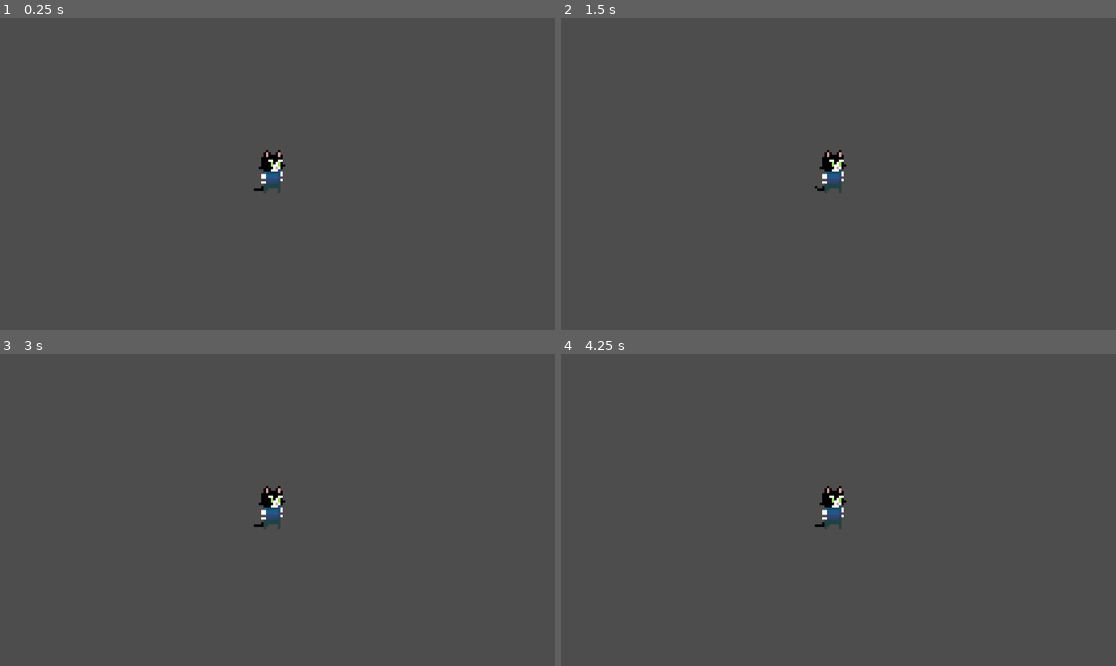
Above: before the commit, frames 1-4 (two rows, left to right).
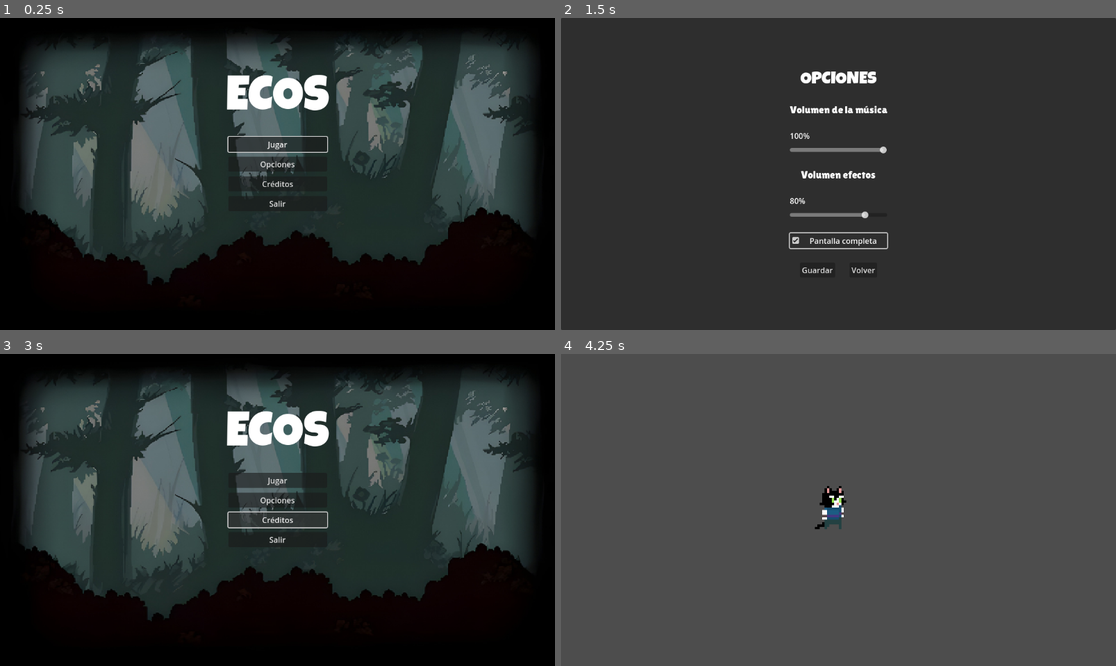
Above: after the commit, the same moments.

Repository: AlanGaBer11/Ecos-Godot
Game: Godot game, scene res://scenes/menus/MainMenu.tscn
Two runs of this game, one before a commit and one after it. Both use one fixed random seed, a clock stepped at 60 frames per second and the inputs below. Before the commit the project starts from res://scenes/niveles/Nivel_Bosque.tscn.
Inputs (mouse positions are in pixels of both pictures, inside the frame that each line leads up to):
- Up to frame 1 (0.25 s): no input
- Up to frame 2 (1.5 s): click (838, 164) at 0.5 s, where only the run after the commit has a clickable "Opciones"; click (838, 239) at 1.25 s, where only the run after the commit has a clickable "Pantalla completa"
- Up to frame 3 (3 s): click (255, 606) at 2 s, where only the run after the commit has a clickable "Guardar"; click (277, 519) at 2.75 s, where only the run after the commit has a clickable "Créditos"
- Up to frame 4 (4.25 s): click (838, 481) at 3.5 s, where only the run after the commit has a clickable "Jugar"

The runs differ from the first frame. In frame 1, 89% of the frame differs, in the area x 0-100%, y 0-100%; in frame 2, 100%; in frame 3, 89%; in frame 4, less than 0.1%.

Commit message:
Implementación de Audio y OptionsMenu

Diff:
--- /dev/null
+++ b/default_bus_layout.tres
@@ -0,0 +1,15 @@
+[gd_resource type="AudioBusLayout" format=3 uid="uid://255co1uqkrkl"]
+
+[resource]
+bus/1/name = &"Music"
+bus/1/solo = false
+bus/1/mute = false
+bus/1/bypass_fx = false
+bus/1/volume_db = -10.9863
+bus/1/send = &"Master"
+bus/2/name = &"SFX"
+bus/2/solo = false
+bus/2/mute = false
+bus/2/bypass_fx = false
+bus/2/volume_db = 0.0
+bus/2/send = &"Master"
--- a/project.godot
+++ b/project.godot
@@ -11,9 +11,13 @@
 [application]
 
 config/name="Ecos"
-run/main_scene="uid://ciix8hp0augjo"
+run/main_scene="uid://b16rjxs5kya5n"
 config/features=PackedStringArray("4.4", "Mobile")
 config/icon="res://icon.svg"
+
+[autoload]
+
+AudioManager="*res://scenes/objetos/AudioManager.tscn"
 
 [input]
 
@@ -68,3 +72,4 @@
 
 textures/canvas_textures/default_texture_filter=0
 renderer/rendering_method="mobile"
+textures/vram_compression/import_etc2_astc=true
--- /dev/null
+++ b/scenes/menus/MainMenu.tscn
@@ -0,0 +1,82 @@
+[gd_scene load_steps=5 format=3 uid="uid://b16rjxs5kya5n"]
+
+[ext_resource type="Script" uid="uid://dwxapssrhc627" path="res://scripts/menus/MainMenu.gd" id="1_ldf1p"]
+[ext_resource type="Texture2D" uid="uid://dnw52x6w4hdxx" path="res://assets/sprites/menu_background.png" id="1_wlpbi"]
+[ext_resource type="FontFile" uid="uid://de3kjs4g003bs" path="res://assets/fonts/LuckiestGuy-Regular.ttf" id="2_bqojv"]
+
+[sub_resource type="LabelSettings" id="LabelSettings_wlpbi"]
+font = ExtResource("2_bqojv")
+font_size = 100
+
+[node name="MainMenu" type="Control"]
+layout_mode = 3
+anchors_preset = 15
+anchor_right = 1.0
+anchor_bottom = 1.0
+grow_horizontal = 2
+grow_vertical = 2
+size_flags_horizontal = 4
+script = ExtResource("1_ldf1p")
+
+[node name="Background" type="TextureRect" parent="."]
+layout_mode = 1
+anchors_preset = 15
+anchor_right = 1.0
+anchor_bottom = 1.0
+grow_horizontal = 2
+grow_vertical = 2
+texture = ExtResource("1_wlpbi")
+expand_mode = 1
+
+[node name="Title" type="Label" parent="."]
+layout_mode = 1
+anchors_preset = -1
+anchor_left = 0.407118
+anchor_top = 0.154321
+anchor_right = 0.592882
+anchor_bottom = 0.310185
+offset_top = 20.0
+offset_bottom = 20.0
+grow_horizontal = 2
+text = "Ecos"
+label_settings = SubResource("LabelSettings_wlpbi")
+horizontal_alignment = 1
+vertical_alignment = 1
+autowrap_mode = 3
+uppercase = true
+
+[node name="VBoxContainer" type="VBoxContainer" parent="."]
+layout_mode = 1
+anchors_preset = 8
+anchor_left = 0.5
+anchor_top = 0.5
+anchor_right = 0.5
+anchor_bottom = 0.5
+offset_left = -102.5
+offset_top = -77.0
+offset_right = 102.5
+offset_bottom = 77.0
+grow_horizontal = 2
+grow_vertical = 2
+theme_override_constants/separation = 10
+alignment = 1
+
+[node name="PlayButton" type="Button" parent="VBoxContainer"]
+layout_mode = 2
+text = "Jugar"
+
+[node name="OptionsButton" type="Button" parent="VBoxContainer"]
+layout_mode = 2
+text = "Opciones"
+
+[node name="CreditsButton" type="Button" parent="VBoxContainer"]
+layout_mode = 2
+text = "Créditos
+"
+
+[node name="ExitButton" type="Button" parent="VBoxContainer"]
+layout_mode = 2
+text = "Salir"
+
+[node name="Music" type="AudioStreamPlayer" parent="."]
+autoplay = true
--- /dev/null
+++ b/scenes/menus/OptionsMenu.tscn
@@ -0,0 +1,110 @@
+[gd_scene load_steps=7 format=3 uid="uid://rwm8anappmi1"]
+
+[ext_resource type="FontFile" uid="uid://de3kjs4g003bs" path="res://assets/fonts/LuckiestGuy-Regular.ttf" id="1_fd6x8"]
+[ext_resource type="Script" uid="uid://dt2mh87xvb8jk" path="res://scripts/menus/OptionsMenu.gd" id="1_iy18p"]
+[ext_resource type="FontFile" uid="uid://mudur2ixejxu" path="res://assets/fonts/LilitaOne-Regular.ttf" id="2_dfv8g"]
+
+[sub_resource type="LabelSettings" id="LabelSettings_fd6x8"]
+font = ExtResource("1_fd6x8")
+font_size = 36
+
+[sub_resource type="LabelSettings" id="LabelSettings_dfv8g"]
+font = ExtResource("2_dfv8g")
+font_size = 22
+
+[sub_resource type="LabelSettings" id="LabelSettings_iy18p"]
+font = ExtResource("2_dfv8g")
+font_size = 22
+
+[node name="OptionsMenu" type="Control"]
+layout_mode = 3
+anchors_preset = 15
+anchor_right = 1.0
+anchor_bottom = 1.0
+grow_horizontal = 2
+grow_vertical = 2
+script = ExtResource("1_iy18p")
+
+[node name="Panel" type="Panel" parent="."]
+layout_mode = 1
+anchors_preset = 15
+anchor_right = 1.0
+anchor_bottom = 1.0
+grow_horizontal = 2
+grow_vertical = 2
+
+[node name="VBoxContainer" type="VBoxContainer" parent="Panel"]
+layout_mode = 1
+anchors_preset = 8
+anchor_left = 0.5
+anchor_top = 0.5
+anchor_right = 0.5
+anchor_bottom = 0.5
+offset_left = -79.0
+offset_top = -139.5
+offset_right = 79.0
+offset_bottom = 139.5
+grow_horizontal = 2
+grow_vertical = 2
+theme_override_constants/separation = 30
+
+[node name="Title" type="Label" parent="Panel/VBoxContainer"]
+layout_mode = 2
+text = "OPCIONES"
+label_settings = SubResource("LabelSettings_fd6x8")
+horizontal_alignment = 1
+vertical_alignment = 1
+
+[node name="LabelVol" type="Label" parent="Panel/VBoxContainer"]
+layout_mode = 2
+text = "Volumen de la música"
+label_settings = SubResource("LabelSettings_dfv8g")
+horizontal_alignment = 1
+vertical_alignment = 1
+
+[node name="MucisBoxContainer" type="VBoxContainer" parent="Panel/VBoxContainer"]
+layout_mode = 2
+theme_override_constants/separation = 10
+
+[node name="LabelMusic" type="Label" parent="Panel/VBoxContainer/MucisBoxContainer"]
+layout_mode = 2
+
+[node name="MusicSlider" type="HSlider" parent="Panel/VBoxContainer/MucisBoxContainer"]
+layout_mode = 2
+value = 50.0
+
+[node name="SfxLabel" type="Label" parent="Panel/VBoxContainer"]
+layout_mode = 2
+text = "Volumen efectos"
+label_settings = SubResource("LabelSettings_iy18p")
+horizontal_alignment = 1
+vertical_alignment = 1
+
+[node name="SfxBoxContainer" type="VBoxContainer" parent="Panel/VBoxContainer"]
+layout_mode = 2
+theme_override_constants/separation = 10
+
+[node name="LabelSfx" type="Label" parent="Panel/VBoxContainer/SfxBoxContainer"]
+layout_mode = 2
+
+[node name="SfxSlider" type="HSlider" parent="Panel/VBoxContainer/SfxBoxContainer"]
+layout_mode = 2
+value = 50.0
+
+[node name="FullScreen" type="CheckBox" parent="Panel/VBoxContainer"]
+layout_mode = 2
+text = "Pantalla completa"
+alignment = 1
+
+[node name="HBoxContainer" type="HBoxContainer" parent="Panel/VBoxContainer"]
+layout_mode = 2
+size_flags_horizontal = 4
+theme_override_constants/separation = 30
+
+[node name="SaveButton" type="Button" parent="Panel/VBoxContainer/HBoxContainer"]
+layout_mode = 2
+text = "Guardar"
+
+[node name="ExitButton" type="Button" parent="Panel/VBoxContainer/HBoxContainer"]
+layout_mode = 2
+text = "Volver"
--- /dev/null
+++ b/scenes/objetos/AudioManager.tscn
@@ -0,0 +1,14 @@
+[gd_scene load_steps=3 format=3 uid="uid://gwlxtlrr1lli"]
+
+[ext_resource type="Script" uid="uid://detha06h7x37" path="res://scripts/singleton/AudioManager.gd" id="1_vecaa"]
+[ext_resource type="AudioStream" uid="uid://tk8owb5jd27b" path="res://assets/audio/MainTheme.ogg" id="2_2a7kt"]
+
+[node name="AudioManager" type="Node"]
+script = ExtResource("1_vecaa")
+
+[node name="MusicPlayer" type="AudioStreamPlayer" parent="."]
+stream = ExtResource("2_2a7kt")
+bus = &"Music"
+
+[node name="SfxPlayer" type="AudioStreamPlayer" parent="."]
+bus = &"SFX"
--- /dev/null
+++ b/scripts/menus/MainMenu.gd
@@ -0,0 +1,49 @@
+# /scripts/MainMenu.gd
+extends Control
+
+@onready var play_btn = $VBoxContainer/PlayButton
+@onready var options_btn = $VBoxContainer/OptionsButton
+@onready var credits_btn = $VBoxContainer/CreditsButton
+@onready var exit_btn = $VBoxContainer/ExitButton
+@onready var music = $Music
+
+# Scenes
+@export var scene_level1: PackedScene = preload("res://scenes/niveles/Nivel_Bosque.tscn")
+@export var scene_options_path: String = "res://scenes/menus/OptionsMenu.tscn"
+
+
+func _ready():
+	# Reproducir la musica a través del AudioManger
+	if AudioManager:
+		AudioManager.play_music(preload("res://assets/audio/MainTheme.ogg"))
+	else:
+			music.play()
+
+	# Conectar botones
+	play_btn.pressed.connect(_on_play_pressed)
+	options_btn.pressed.connect(_on_options_pressed)
+	#credits_btn.pressed.connect(_on_credits_pressed)
+	exit_btn.pressed.connect(_on_exit_pressed)
+
+	# Opcional: setear primer foco para navegación con teclado/joy
+	play_btn.grab_focus()
+
+
+func _on_play_pressed():
+	#_play_click()
+	# si tienes la ruta de escena en PackedScene exportado:
+	if scene_level1:
+		get_tree().change_scene_to_file("res://scenes/niveles/Nivel_Bosque.tscn")
+	else:
+		push_error("No se encontró el nivel")
+
+func _on_options_pressed():
+	#_play_click()
+	get_tree().change_scene_to_file(scene_options_path)
+
+#func _on_credits_pressed():
+#	_play_click()
+#	get_tree().change_scene_to_file(scene_credits_path)
+
+func _on_exit_pressed():
+	get_tree().quit()
--- /dev/null
+++ b/scripts/menus/OptionsMenu.gd
@@ -0,0 +1,98 @@
+extends Control
+
+@onready var music_slider : HSlider = $Panel/VBoxContainer/MucisBoxContainer/MusicSlider
+@onready var sfx_slider   : HSlider = $Panel/VBoxContainer/SfxBoxContainer/SfxSlider
+@onready var music_label  : Label = $Panel/VBoxContainer/MucisBoxContainer/LabelMusic
+@onready var sfx_label    : Label = $Panel/VBoxContainer/SfxBoxContainer/LabelSfx
+@onready var fullscreen_cb: CheckBox = $Panel/VBoxContainer/FullScreen
+@onready var save_btn     : Button = $Panel/VBoxContainer/HBoxContainer/SaveButton
+@onready var back_btn     : Button = $Panel/VBoxContainer/HBoxContainer/ExitButton
+
+const CONFIG_PATH: String = "user://settings.cfg"
+const SECTION: String = "audio"
+
+func _ready() -> void:
+	# --- Sincronizar UI con los valores actuales de AudioManager ---
+	music_slider.value = AudioManager.music_volume * 100.0
+	sfx_slider.value = AudioManager.sfx_volume * 100.0
+
+	# --- Cargar estado de fullscreen ---
+	_load_fullscreen_config()
+
+	# --- Actualizar labels iniciales ---
+	_update_music_label(music_slider.value)
+	_update_sfx_label(sfx_slider.value)
+
+	# --- Reproducir música de fondo si no se está reproduciendo ---
+	if not AudioManager.music_player.playing:
+		AudioManager.play_music(preload("res://assets/audio/MainTheme.ogg"))
+
+	# --- Conectar señales ---
+	music_slider.value_changed.connect(_on_music_slider_changed)
+	sfx_slider.value_changed.connect(_on_sfx_slider_changed)
+	save_btn.pressed.connect(_on_save_pressed)
+	back_btn.pressed.connect(_on_back_pressed)
+
+	music_slider.grab_focus()
+
+# --- Sliders ---
+func _on_music_slider_changed(value: float) -> void:
+	var linear: float = value / 100.0
+	AudioManager.set_music_volume(linear)
+	_update_music_label(value)
+
+func _on_sfx_slider_changed(value: float) -> void:
+	var linear: float = value / 100.0
+	AudioManager.set_sfx_volume(linear)
+	_update_sfx_label(value)
+
+# --- Actualizar labels ---
+func _update_music_label(value: float) -> void:
+	music_label.text = "%d%%" % int(value)
+
+func _update_sfx_label(value: float) -> void:
+	sfx_label.text = "%d%%" % int(value)
+
+# --- Botones ---
+func _on_save_pressed() -> void:
+	# Aplicar fullscreen
+	if fullscreen_cb.button_pressed:
+		DisplayServer.window_set_mode(DisplayServer.WINDOW_MODE_FULLSCREEN)
+	else:
+		DisplayServer.window_set_mode(DisplayServer.WINDOW_MODE_WINDOWED)
+
+	# Guardar configuración
+	_save_config()
+
+	# Volver al MainMenu
+	get_tree().change_scene_to_file("res://scenes/menus/MainMenu.tscn")
+
+func _on_back_pressed() -> void:
+	# Volver sin guardar
+	get_tree().change_scene_to_file("res://scenes/menus/MainMenu.tscn")
+
+# --- Configuración ---
+func _save_config() -> void:
+	var cfg: ConfigFile = ConfigFile.new()
+	cfg.load(CONFIG_PATH)
+
+	cfg.set_value(SECTION, "music_volume", int(music_slider.value))
+	cfg.set_value(SECTION, "sfx_volume", int(sfx_slider.value))
+	cfg.set_value(SECTION, "fullscreen", fullscreen_cb.button_pressed)
+
+	cfg.save(CONFIG_PATH)
+	print("Configuración guardada")
+
+func _load_fullscreen_config() -> void:
+	var cfg: ConfigFile = ConfigFile.new()
+	if cfg.load(CONFIG_PATH) == OK:
+		var fs = cfg.get_value(SECTION, "fullscreen", false)
+		fullscreen_cb.button_pressed = bool(fs)
+
+		# Aplicar fullscreen si estaba guardado
+		if bool(fs):
+			DisplayServer.window_set_mode(DisplayServer.WINDOW_MODE_FULLSCREEN)
+		else:
+			DisplayServer.window_set_mode(DisplayServer.WINDOW_MODE_WINDOWED)
+	else:
+		fullscreen_cb.button_pressed = false
--- a/scripts/personajes/Tobio.gd
+++ b/scripts/personajes/Tobio.gd
@@ -23,8 +23,12 @@
 # -----------------------------
 var waiting_for_double := false       # Control de espera para detectar doble toque
 var double_attack_time := 0.5         # Tiempo máximo para considerar doble toque
-var double_attack_timer := 0.0        # Temporizador interno (no usado aquí)
 var last_attack_time := 0.0           # Momento del último ataque para detectar doble toque
+
+# -----------------------------
+# ATAQUE ESPECIAL (para controlar golpes múltiples)
+# -----------------------------
+var special_attack_hit_done := false  # Evita aplicar daño múltiple en special_attack
 
 # -----------------------------
 # READY
@@ -126,7 +130,6 @@
 
 # Ataque doble
 func _ataque_doble() -> void:
-	# Permitir interrumpir cualquier ataque actual
 	is_attacking = true
 	can_shoot = false
 	shoot_cooldown = 0.6
@@ -148,6 +151,7 @@
 	can_shoot = false
 	shoot_cooldown = 1.0
 	projectile_fired = false
+	special_attack_hit_done = false
 
 	current_attack_anim = "special_attack"
 
@@ -188,21 +192,35 @@
 	var anim = sprite.animation
 
 	if anim == current_attack_anim:
-		# Ataque a distancia: lanzar proyectil
+		# ----------------------------------------
+		# ATAQUE A DISTANCIA (disparo en frame 3)
+		# ----------------------------------------
 		if anim == "ranged_attack" or anim == "jump_ranged_attack":
 			if current_frame == 3 and not projectile_fired:
 				_lanzar_proyectil()
 				projectile_fired = true
 
-		# Ataque cuerpo a cuerpo: aplicar daño en frame 2
+		# ----------------------------------------
+		# ATAQUES CUERPO A CUERPO
+		# ----------------------------------------
 		elif anim in ["attack", "jump_attack", "attack_2_hits", "special_attack"]:
-			if current_frame == 2:
-				_aplicar_dano()
-
-		# Cuando termina animación, liberar control
+			if anim == "special_attack":
+				# Golpe en frames 2, 3 y 4
+				if current_frame >= 2 and current_frame <= 4 and not special_attack_hit_done:
+					_aplicar_dano()
+					special_attack_hit_done = true
+			else:
+				# Golpe simple (frame 2)
+				if current_frame == 2:
+					_aplicar_dano()
+
+		# ----------------------------------------
+		# FINALIZAR ATAQUE (pequeña pausa)
+		# ----------------------------------------
 		if current_frame == sprite.sprite_frames.get_frame_count(anim) - 1:
 			await get_tree().create_timer(0.05).timeout
 			is_attacking = false
+			special_attack_hit_done = false
 
 
 # -----------------------------
@@ -210,7 +228,7 @@
 # -----------------------------
 func _aplicar_dano() -> void:
 	print("¡Golpe ejecutado! (desde ", current_attack_anim, ")")
-	# Aquí puedes detectar enemigos usando Area2D o raycast
+	# Aquí podrías detectar enemigos usando Area2D o RayCast2D
 
 func _lanzar_proyectil() -> void:
 	if projectile_scene:
--- /dev/null
+++ b/scripts/singleton/AudioManager.gd
@@ -0,0 +1,112 @@
+extends Node
+
+# --- Variables exportadas ---
+@export var music_volume: float = 1.0:
+	set(value):
+		music_volume = clamp(value, 0.0, 1.0)
+		_apply_music_volume()
+
+@export var sfx_volume: float = 0.8:
+	set(value):
+		sfx_volume = clamp(value, 0.0, 1.0)
+		_apply_sfx_volume()
+
+# --- Referencias internas ---
+@onready var music_player: AudioStreamPlayer = $MusicPlayer
+@onready var sfx_player: AudioStreamPlayer = $SfxPlayer
+
+# --- Nombre de buses ---
+const MUSIC_BUS := "Music"
+const SFX_BUS := "SFX"
+const CONFIG_PATH: String = "user://settings.cfg"
+const SECTION: String = "audio"
+
+# --- Ciclo de vida ---
+func _ready() -> void:
+	# Asignar buses a los players
+	music_player.bus = MUSIC_BUS
+	sfx_player.bus = SFX_BUS
+
+	# IMPORTANTE: Cargar configuración guardada antes de aplicar volúmenes
+	_load_saved_volumes()
+
+	# Aplicar volúmenes iniciales
+	_apply_music_volume()
+	_apply_sfx_volume()
+
+	print("AudioManager listo. Volúmenes iniciales -> Music:", music_volume, " SFX:", sfx_volume)
+
+# --- Cargar volúmenes guardados ---
+func _load_saved_volumes() -> void:
+	var cfg: ConfigFile = ConfigFile.new()
+	if cfg.load(CONFIG_PATH) == OK:
+		var mv = cfg.get_value(SECTION, "music_volume", 100)
+		var sv = cfg.get_value(SECTION, "sfx_volume", 80)
+
+		# Actualizar las variables sin usar setters para evitar aplicar dos veces
+		music_volume = float(mv) / 100.0
+		sfx_volume = float(sv) / 100.0
+
+		print("Volúmenes cargados desde archivo: Music=", music_volume, " SFX=", sfx_volume)
+	else:
+		print("No se encontró configuración guardada, usando valores por defecto")
+
+# ========================
+#  FUNCIONES PRINCIPALES
+# ========================
+func set_music_volume(v: float) -> void:
+	music_volume = clamp(v, 0.0, 1.0)
+	_apply_music_volume()
+
+func set_sfx_volume(v: float) -> void:
+	sfx_volume = clamp(v, 0.0, 1.0)
+	_apply_sfx_volume()
+
+func _apply_music_volume() -> void:
+	var bus_idx = AudioServer.get_bus_index(MUSIC_BUS)
+	if music_volume > 0.0:
+		AudioServer.set_bus_volume_db(bus_idx, linear_to_db(music_volume))
+		AudioServer.set_bus_mute(bus_idx, false)
+	else:
+		# Mutear si el volumen es 0
+		AudioServer.set_bus_mute(bus_idx, true)
+
+func _apply_sfx_volume() -> void:
+	var bus_idx = AudioServer.get_bus_index(SFX_BUS)
+	if sfx_volume > 0.0:
+		AudioServer.set_bus_volume_db(bus_idx, linear_to_db(sfx_volume))
+		AudioServer.set_bus_mute(bus_idx, false)
+	else:
+		AudioServer.set_bus_mute(bus_idx, true)
+
+# ========================
+#  FUNCIONES DE MÚSICA
+# ========================
+func play_music(stream: AudioStream) -> void:
+	if not music_player:
+		push_warning("MusicPlayer no encontrado en AudioManager")
+		return
+
+	music_player.stream = stream
+	music_player.play()
+
+func stop_music() -> void:
+	if music_player and music_player.playing:
+		music_player.stop()
+
+# ========================
+#  FUNCIONES DE EFECTOS
+# ========================
+func play_sfx(stream: AudioStream, parent: Node = null) -> void:
+	# Crear un reproductor temporal para permitir múltiples SFX simultáneos
+	var p := AudioStreamPlayer.new()
+	p.stream = stream
+	p.bus = SFX_BUS
+
+	if parent:
+		parent.add_child(p)
+	else:
+		add_child(p)
+
+	p.play()
+	p.finished.connect(p.queue_free)
Not shown, added: assets/audio/MainTheme.ogg.import
Binary file added: assets/fonts/LilitaOne-Regular.ttf
Not shown, added: assets/fonts/LilitaOne-Regular.ttf.import
Binary file added: assets/fonts/LuckiestGuy-Regular.ttf
Not shown, added: assets/fonts/LuckiestGuy-Regular.ttf.import
Binary file added: assets/sprites/menu_background.png
Not shown, changed: assets/sprites/menu_background.png.import
Binary file removed: assets/tilesets/Tilesets.png
Not shown, added: export_presets.cfg
Not shown, added: scripts/menus/MainMenu.gd.uid
Not shown, added: scripts/menus/OptionsMenu.gd.uid
Not shown, added: scripts/singleton/AudioManager.gd.uid
(and 3 more such lines)
